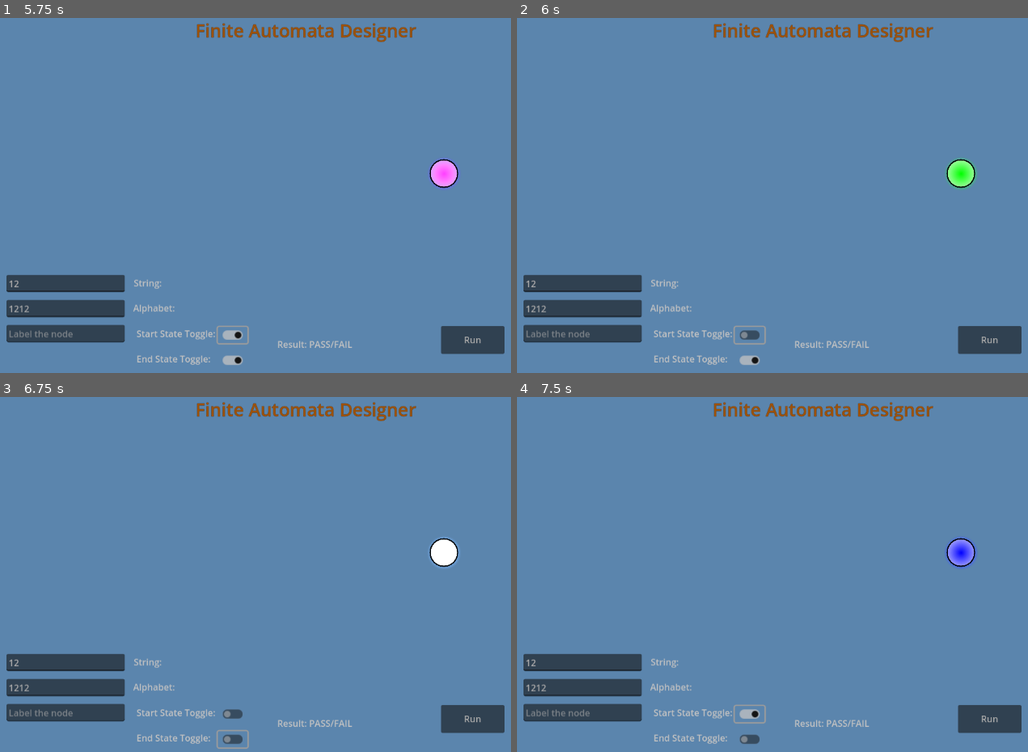
Above: before the commit, frames 1-4 (two rows, left to right).
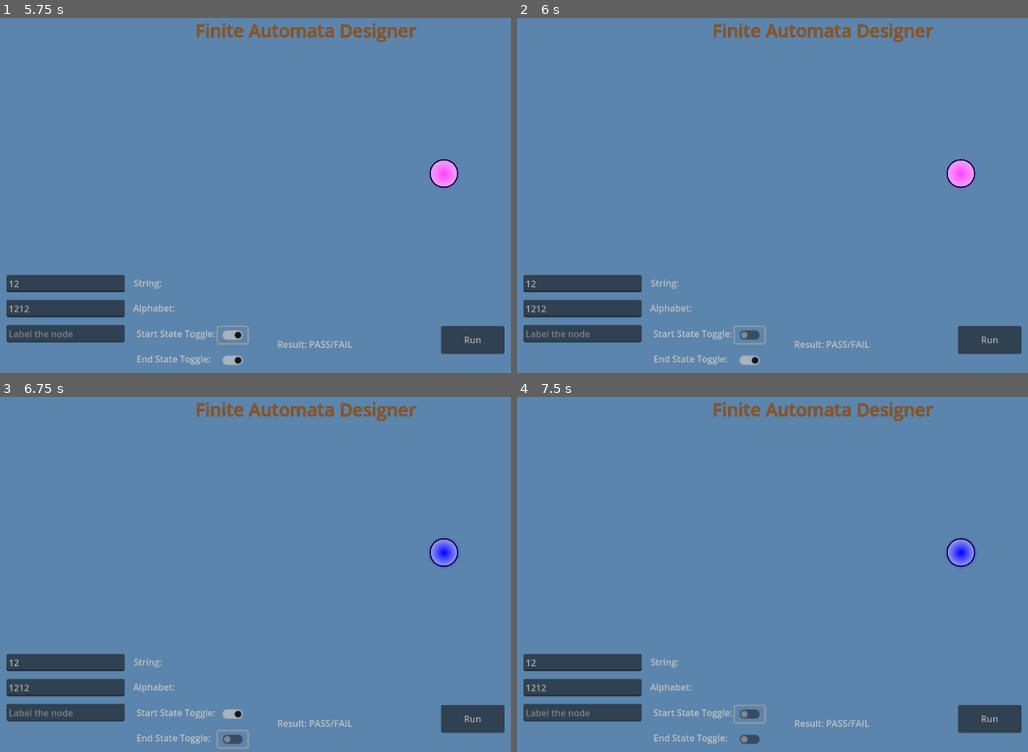
Above: after the commit, the same moments.

Repository: ParthP22/FiniteAutomataDesigner
Game: Godot game, scene res://main.tscn
Two runs of this game, one before a commit and one after it. Both use one fixed random seed, a clock stepped at 60 frames per second and the inputs below. The engine's default icon, where the game draws it, is replaced by a stand-in: a white triangle on a blue panel in a dark square.
Inputs (mouse positions are in pixels of both pictures, inside the frame that each line leads up to):
- Up to frame 1 (5.75 s): click (66, 284) at 0.52 s; type "12" at 0.6 s; click (66, 309) at 0.75 s; type "12" at 0.83 s; click (66, 333) at 0.98 s; type "12" at 1.07 s; click "Run" at 1.25 s; click "Run" at 2 s; click "Run" at 2.75 s; tap Enter at 3.5 s; move the mouse to (444, 174) at 3.52 s; press the mouse at (444, 174) at 3.53 s; release the mouse at (444, 174) at 4.25 s; click (235, 358) at 4.25 s; click (235, 333) at 5 s
- Up to frame 2 (6 s): click (752, 333) at 5.75 s
- Up to frame 3 (6.75 s): click (235, 737) at 6.5 s
- Up to frame 4 (7.5 s): click (752, 712) at 7.25 s

Frame 1 is identical in both runs. In frame 2, 0.4% of the frame differs, in the area x 83-91%, y 39-49%; in frame 3, 0.5%, in the area x 43-91%, y 39-91%; in frame 4, 0.1%.

Commit message:
Added transition variable to arrow.gd and added if-statement to main.gd to ensure there is only one start state

Diff:
--- a/finite-automata-designer/arrow.gd
+++ b/finite-automata-designer/arrow.gd
@@ -3,6 +3,7 @@
 var node_rad = 26.1725006103516
 var start_node: RigidBody2D = null
 var end_node: RigidBody2D = null
+var transition: String = ""
 
 var arrow_head = Polygon2D.new()
 var arrow_shaft = Line2D.new()
@@ -130,6 +131,12 @@
 	label.text = ""
 	label.text = text
 
+func get_transition() -> String:
+	return transition
+
+func set_transition(new_transition: String):
+	transition = new_transition
+
 func toggle_light():
 	print('reached arrow light')
 	if light.energy <= 0:
--- a/finite-automata-designer/fa_node.gd
+++ b/finite-automata-designer/fa_node.gd
@@ -51,16 +51,16 @@
 		print("also not redrawing")
 		print(typeof(_going_to[other_node]))
 
-		print(_going_to)
-		print(_incoming)
+		#print(_going_to)
+		#print(_incoming)
 
 		return null
 	elif _going_to.has(other_node):
 		print(self.name, " points to", other_node.name, " already, not redrawing")
 
 
-		print(_going_to)
-		print(_incoming)
+		#print(_going_to)
+		#print(_incoming)
 
 		return null
 	else:
@@ -76,8 +76,8 @@
 			_incoming[other_node].offset = 10
 
 
-		print(_going_to)
-		print(_incoming)
+		#print(_going_to)
+		#print(_incoming)
 
 		return arrow_node
 
--- a/finite-automata-designer/main.gd
+++ b/finite-automata-designer/main.gd
@@ -8,6 +8,8 @@
 var _drag_offset: Vector2 = Vector2.ZERO
 var _alphabet: Array = []
 var _input_string: String = ""
+var start_state : RigidBody2D = null
+var end_state : RigidBody2D = null
 
 # Text Labels
 @onready var _input_string_label: Label = $Control/InputStringRigidBody/InputStringLabel
@@ -20,6 +22,8 @@
 # Toggles
 @onready var _is_start_state: RigidBody2D = $StartStateToggle
 @onready var _is_end_state: RigidBody2D = $EndStateToggle
+
+
 
 # Called when the node enters the scene tree for the first time.
 func _ready():
@@ -199,11 +203,16 @@
 
 func _on_start_state_button_toggled(toggled_on):
 	if _selected_node:
-		_selected_node.set_start_state(toggled_on)
+		if start_state:
+			print("There already exists a start state!")
+		else:
+			_selected_node.set_start_state(toggled_on)
+			start_state = _selected_node
 
 func _on_end_state_button_toggled(toggled_on):
 	if _selected_node:
 		_selected_node.set_end_state(toggled_on)
+		end_state = _selected_node
 
 func _on_input_text_submitted(new_text):
 	_input_string = new_text
@@ -233,5 +242,5 @@
 	pass # Replace with function body.
 
 func dfa():
-
+	var tmp : RigidBody2D = start_state
 	pass
